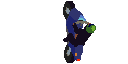
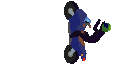
Layer changes from the first 128 x 64 image to the second:
added group "more_falling" with 5 layers above "falling" over [63, 1, 111, 64]
added group "dude" (1st of 4, in "more_falling") with 2 layers in group "more_falling" over [64, 1, 111, 64]
added layer "Paint Layer 16" in group "dude" over [64, 1, 111, 64]
added layer "Paint Layer 17" in group "dude" over [64, 1, 111, 64]
added layer "Paint Layer 14" in group "more_falling" over [64, 1, 111, 64]
added layer "wheels" (1st of 4, in "more_falling") in group "more_falling" over [63, 1, 111, 64]
hid group "falling" (7 layers) over [63, 1, 111, 64]
